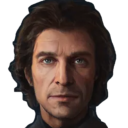
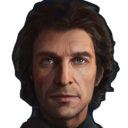
Two versions of the same layered image (128 × 128). Layer-by-layer changes:
added layer "human17_av.tga-Kopie" above "human17_av.tga" over [11, 0, 121, 128]
hid "human17_av.tga" over [7, 0, 117, 128]
